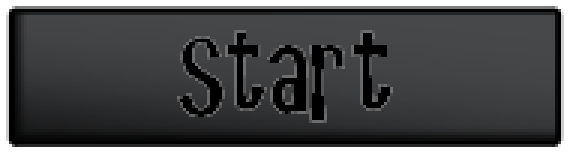
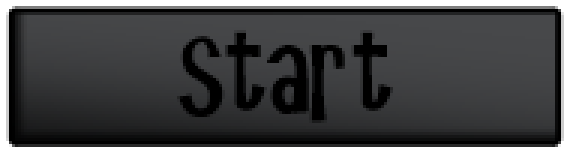
The second (570, 153) image is a revision of the first. Changes to its layers:
hid "start" (2nd of 2) over [177, 30, 393, 123]
